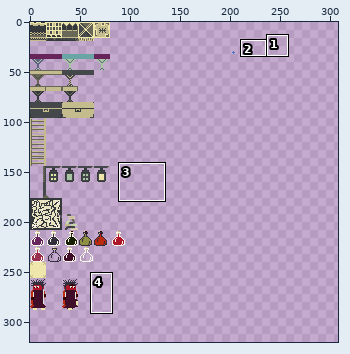
A sprite sheet gets an edit: android/assets/tiles.png. The first picture is a wide view before the edit; the outline marks the close-up.
Close-up. Earlier state:
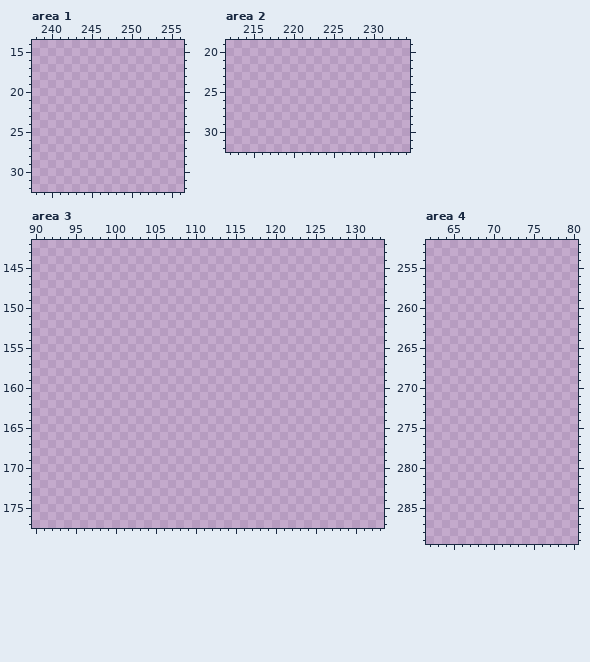
The file is 320x320 pixels. Pixels under 10% opacity are left out. Colours within 5 levels of each other are drawn and written as one. Shown: area 1: x 238..256, y 14..32; area 2: x 212..234, y 19..32; area 3: x 90..133, y 142..177; area 4: x 62..80, y 252..289. The wide view leaves out empty margins. The commit also changed other parts of the picture, which this record leaves out.
The same view after the edit:
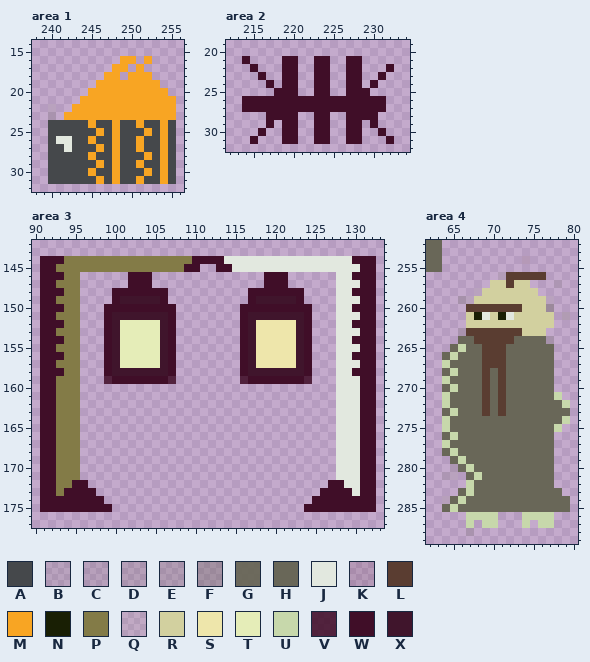
Palette (. is transparent): A #45484b  B #6967581f  C #69675825  D #6967582b  E #69675836  F #6967585b  G #696758f4  H #696758  J #e2e8df  K #3300001a  L #5a3d31  M #f8a523  N #191f04  P #837b47  Q #a5a3801a  R #d2d09f  S #eee6ab  T #e5edb8  U #c7d8ab  V #400e28dd  W #400e28  X #40152c
The edit:
Changed rows in their new state; - is an unchanged pixel.
Area 1:
first column x 240:
16 ---------MM-M---
17 --------MM-M----
18 -------MM-MMM---
19 ------MMMMMMMM--
20 -----MMMMMMMMMM-
21 ----MMMMMMMMMMMM
22 B--MMMMMMMMMMMMM
23 D-MMMMMMMMMMMMMM
24 AAAAAMAAMAAMAAMA
25 AAAAAAMAMAAAMAMA
26 AJJAAMAAMAAMAAMA
27 AAJAAAMAMAAMAAMA
28 AAAAAMAAMAAAMAMA
29 AAAAAAMAMAAMAAMA
30 AAAAAMAAMAAAMAMA
31 AAAAAAMAMAAMAAMA
Area 2:
first column x 214:
21 W----WW--WW--WW----
22 -W---WW--WW--WW---W
23 --W--WW--WW--WW--W-
24 ---W-WW--WW--WW-W--
25 ----WWW--WW--WWW---
26 WWWWWWWWWWWWWWWWWW-
27 WWWWWWWWWWWWWWWWWW-
28 ---WWWW--WW--WWWW--
29 ---W-WW--WW--WW-W--
30 --W--WW--WW--WW--W-
31 -W---WW--WW--WW---W
Area 3:
first column x 91:
144 WWWPPPPPPPPPPPPPPPPWWWWJJJJJJJJJJJJJJJJWWW
145 WWPPPPPPPPPPPPPPPPWW--WWJJJJJJJJJJJJJJJJWW
146 WWWPP------WWW--------------WWW------JJWWW
147 WWPPP------WWW--------------WWW------JJJWW
148 WWWPP----WWWWWWW----------WWWWWWW----JJWWW
149 WWPPP----WXXXXXW----------WXXXXXW----JJJWW
150 WWWPP---WWWWWWWWW--------WWWWWWWWW---JJWWW
151 WWPPP---WXXXXXXXW--------WXXXXXXXW---JJJWW
152 WWWPP---WXTTTTTXW--------WXSSSSSXW---JJWWW
153 WWPPP---WXTTTTTXW--------WXSSSSSXW---JJJWW
154 WWWPP---WXTTTTTXW--------WXSSSSSXW---JJWWW
155 WWPPP---WXTTTTTXW--------WXSSSSSXW---JJJWW
156 WWWPP---WXTTTTTXW--------WXSSSSSXW---JJWWW
157 WWPPP---WXTTTTTXW--------WXSSSSSXW---JJJWW
158 WWWPP---WXXXXXXXW--------WXXXXXXXW---JJWWW
159 WWPPP---VWWWWWWWV--------VWWWWWWWV---JJJWW
160 WWPPP--------------------------------JJJWW
161 WWPPP--------------------------------JJJWW
162 WWPPP--------------------------------JJJWW
163 WWPPP--------------------------------JJJWW
164 WWPPP--------------------------------JJJWW
165 WWPPP--------------------------------JJJWW
166 WWPPP--------------------------------JJJWW
167 WWPPP--------------------------------JJJWW
168 WWPPP--------------------------------JJJWW
169 WWPPP--------------------------------JJJWW
170 WWPPP--------------------------------JJJWW
171 WWPPP--------------------------------JJJWW
172 WWPPWW------------------------------WWJJWW
173 WWPWWWW----------------------------WWWWJWW
174 WWWWWWWW--------------------------WWWWWWWW
175 WWWWWWWWW------------------------WWWWWWWWW
Area 4:
first column x 62:
252 HH----------------
253 HH----------------
254 HH----------K-----
255 HH----------------
256 ---------QLLLLL---
257 --------RRLRR---B-
258 ------BRRRRRRR----
259 ----EBRRRRRRRRRB--
260 -----LLLLLLLRRRF--
261 -----RNJRNJRRRRR-E
262 -----RRRRRRRRRRR--
263 ----DLLLLLLLRRR---
264 ----HHLLLLLHHHHE--
265 ---HUHHLLLHHHHHH--
266 --HUHHHLLLHHHHHH--
267 --UHHHHLLLHHHHHH--
268 --HUHHHLHLHHHHHH--
269 --UHHHHLHLHHHHHH--
270 --HUHHHLHLHHHHHH--
271 --UHHHHLHLHHHHHHU-
272 --UHHHHLHLHHHHHHHU
273 --HUHHHLHLHHHHHHHH
274 --UHHHHHHHHHHHHHHU
275 --UHHHHHHHHHHHHHU-
276 --HUHHHHHHHHHHHH--
277 --UHHHHHHHHHHHHH--
278 --HUHHHHHHHHHHHH--
279 ---HUHHHHHHHHHHH--
280 ---BGUHHHHHHHHHH--
281 --BB-HUHHHHHHHHH--
282 -----UHHHHHHHHHH--
283 ----HUHHHHHHHHHHH-
284 --CHUHHHHHHHHHHHHH
285 --HUHHHHHHHHHHHHHH
286 -----UUUU---UUUU--
287 -----U-UU---U-UU--
288 -----D------------
